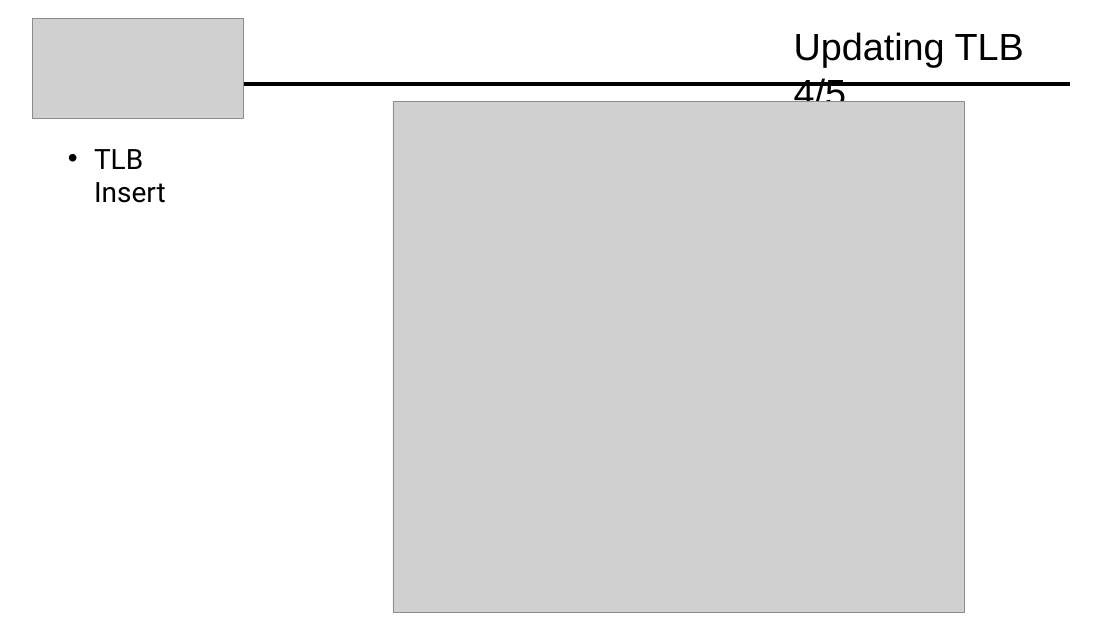
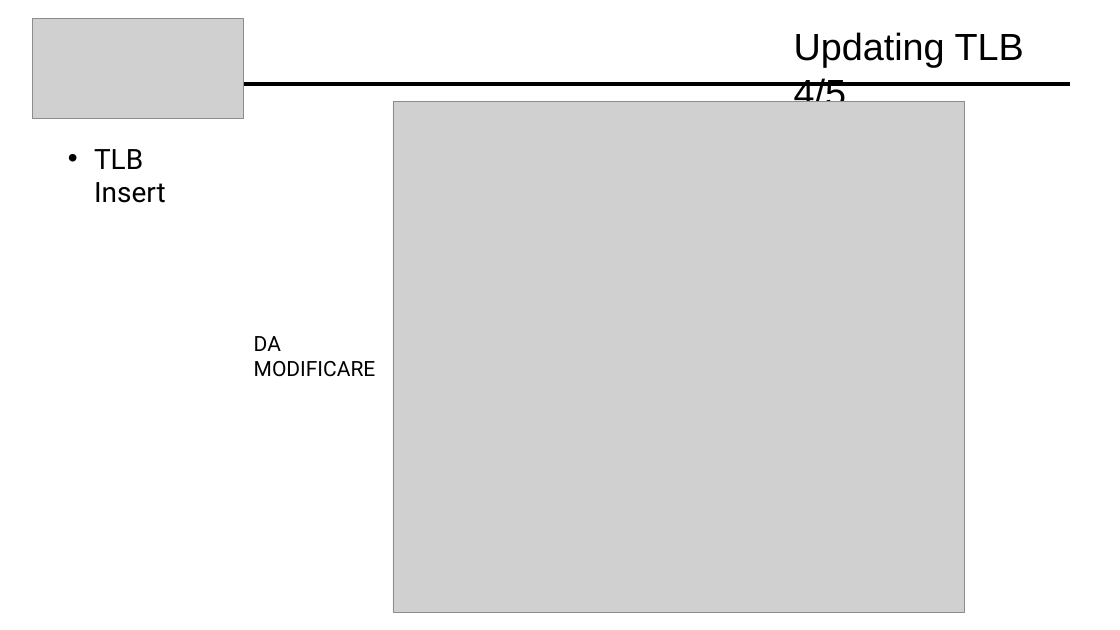
Before and after one commit to Davide619/OS161, a slide deck: slide 36 of Presentazione Progetto OS161.pptx. Drawn at 1120x630 pixels with LibreOffice and Linux fonts; fonts in the diff are those of the drawing; grey boxes stand for pictures. Boxes give left, top, right and bottom in pixels: in the first picture for what was removed or moved away, otherwise in the second. Text is boxed around its words. In the diff, an @@ line names an element or a change of style, - is before the commit and + after.

```diff
--- a/Presentazione Progetto OS161.pptx
+++ b/Presentazione Progetto OS161.pptx
@@ text added at box(254, 336, 376, 377), 18 pt, text #000000 @@
+DA MODIFICARE
```
Also in this commit, not shown: 5 other slides changed, 4 slides removed.
